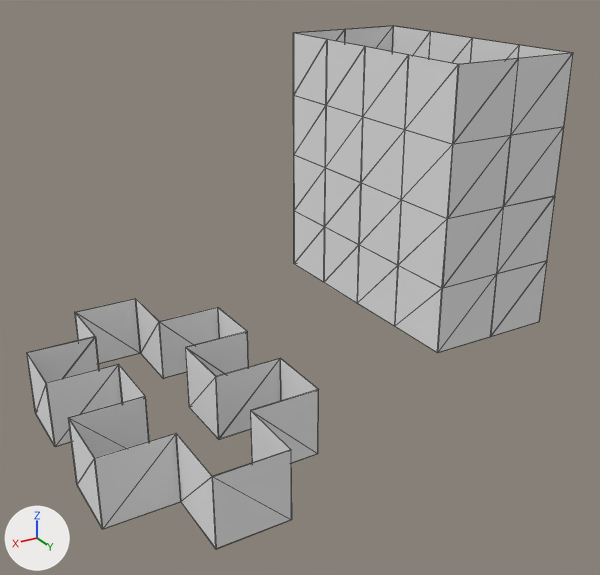
The FBX model Game/Content/Level_1/Wall_5/SM_Wall_5.fbx: old version first, new version second.
The view is the same before and after, from a camera (50 mm lens) standing at (0.0986, 0.3416, 0.1303) and looking at (-0.0122, 0.1569, 0.038). Arrows for +X, +Y and +Z are at lower left; the lights stay in place. Mesh edges are drawn as thin lines. Where no turn or scale is listed for an object, it has been applied to the vertices. Vertices at the same position are counted once.

Names of what the first picture shows: 'SM_Wall_5'.
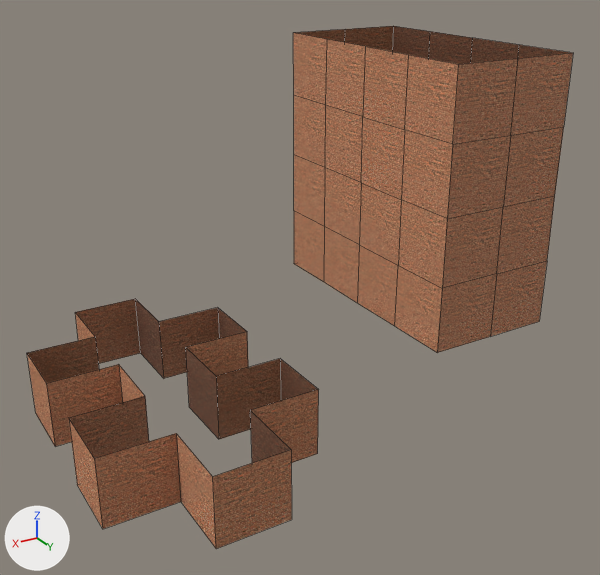
What differs and where, as boxes [x1, y1, x2, y2] in the pictures (600 x 575 px):
'SM_Wall_5', surface changed, reshaped (grey to brown)
    both: [27, 26, 573, 549]
part 1 of me_object_1082_003, deleted
    before: [118, 31, 555, 439]
part 2 of me_object_1082_003, deleted
    before: [294, 26, 573, 353]
part 3 of me_object_1082_003, cut back
    before: [27, 299, 319, 549]

Patch to the scene script:
```diff
--- a/Game/Content/Level_1/Wall_5/SM_Wall_5.fbx.py
+++ b/Game/Content/Level_1/Wall_5/SM_Wall_5.fbx.py
@@ img_t_wall_5_n_tga @@
+img_t_wall_5_n_tga = load_image('T_Wall_5_N.tga', 'T_Wall_5_N.tga', 1024, 1024, 'Non-Color')
@@ img_t_wall_5_al_tga @@
+img_t_wall_5_al_tga = load_image('T_Wall_5_Al.tga', 'T_Wall_5_Al.tga', 1024, 1024, 'sRGB')
@@ mat_wall_3_056_18_001 @@
 n0 = _N.new('ShaderNodeBsdfPrincipled'); n0.name = 'Principled BSDF'
 n1 = _N.new('ShaderNodeOutputMaterial'); n1.name = 'Material Output'
+n2 = _N.new('ShaderNodeTexImage'); n2.name = 'Image Texture'
+n2.image = img_t_wall_5_al_tga
+n3 = _N.new('ShaderNodeTexImage'); n3.name = 'Image Texture.001'
+n3.image = img_t_wall_5_n_tga
+n4 = _N.new('ShaderNodeNormalMap'); n4.name = 'Normal Map'
 _L.new(n0.outputs[0], n1.inputs[0])  # 'BSDF' to 'Surface'
+_L.new(n2.outputs[0], n0.inputs[0])  # 'Color' to 'Base Color'
+_L.new(n3.outputs[0], n4.inputs[1])  # 'Color' to 'Color'
+_L.new(n4.outputs[0], n0.inputs[5])  # 'Normal' to 'Normal'
@@ me_object_1082_003 @@
 # used by ob_sm_wall_5; location = (0.0, 0.0, 0.0)
-me_object_1082_003.from_pydata(...)  # 544 vertices, 816 faces; spans x -0.0832..0.057, y 0.1013..0.2016, z 0.0..0.1
+me_object_1082_003.from_pydata(...)  # 101 vertices, 68 faces; spans x -0.0832..0.057, y 0.1013..0.2016, z 0.0..0.1
+# me_object_1082_003 part 1: 19 loose pieces with 152 vertices, spanning x -0.0832..0.037, y 0.1013..0.1816, z 0.0..0.1, are deleted
+# me_object_1082_003 part 2: 188 vertices removed from x -0.0832..-0.043, y 0.1013..0.1816, z 0.02..0.1
+# me_object_1082_003 part 3: 104 vertices removed from x -0.0032..0.057, y 0.1014..0.2016, z 0.0..0.02; 1 vertex added at x -0.0032, y 0.1315, z 0.01
 me_object_1082_003.materials.append(mat_wall_3_056_18_001)
```
